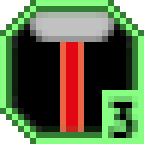
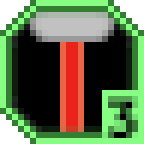
The second 144px x 144px image is a revision of the first. Changes to its layers:
painted on "Level" over [102, 96, 138, 138]
painted on "Disruptor Kling" over [66, 42, 78, 132]
